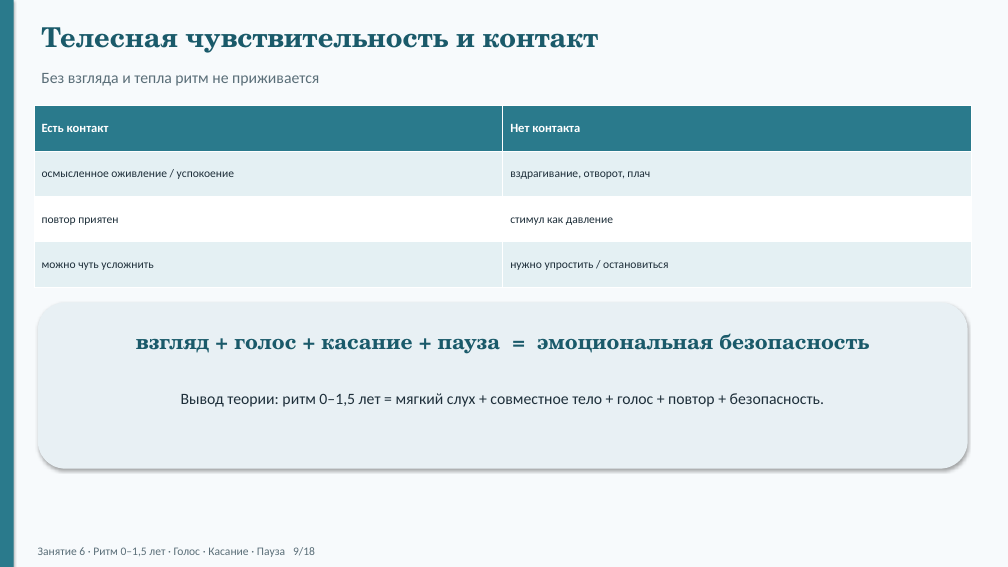
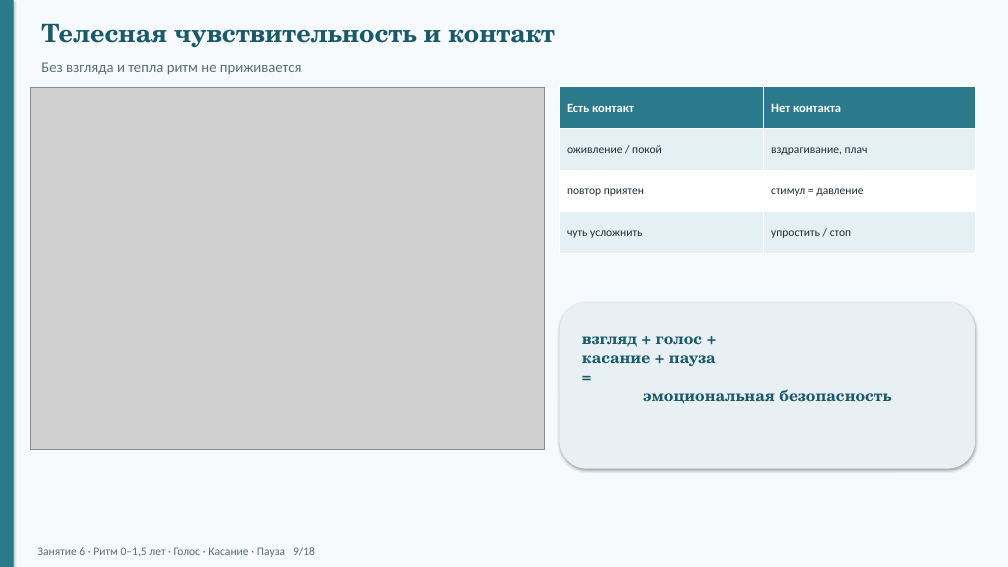
Before and after one commit to Maer-Yakov/vpn-client, a slide deck: slide 9 of docs/konspekty/zanyatie-06-prezentaciya.pptx. Drawn at 1008x567 pixels with LibreOffice and Linux fonts; fonts in the diff are those of the drawing; grey boxes stand for pictures. Boxes give left, top, right and bottom in pixels: in the first picture for what was removed or moved away, otherwise in the second. Text is boxed around its words. In the diff, an @@ line names an element or a change of style, - is before the commit and + after.

```diff
--- a/docs/konspekty/zanyatie-06-prezentaciya.pptx
+++ b/docs/konspekty/zanyatie-06-prezentaciya.pptx
@@ text "Телесная чувствительность и контакт" at [41,23,555,47]: size 26 to 24 pt @@
@@ text "Без взгляда и тепла ритм ...": place and size @@
-text "Без взгляда и тепла ритм ..." at [41,73,319,86]
+text "Без взгляда и тепла ритм ..." at [41,62,302,75]
@@ text "Без взгляда и тепла ритм ..." at [41,62,302,75]: size 15 to 14 pt @@
@@ picture added at [30,87,544,450] @@
@@ table at [560,87,975,253] @@
-row 2, column 1: осмысленное оживление / успокоение
+row 2, column 1: оживление / покой
-row 2, column 2: вздрагивание, отворот, плач
+row 2, column 2: вздрагивание, плач
-row 3, column 2: стимул как давление
+row 3, column 2: стимул = давление
-row 4, column 1: можно чуть усложнить
+row 4, column 1: чуть усложнить
-row 4, column 2: нужно упростить / остановиться
+row 4, column 2: упростить / стоп
@@ table: place and size @@
-table at [34,106,972,287]
+table at [560,87,975,253]
@@ rounded rectangle: place and size @@
-rounded rectangle at [38,302,968,469]
+rounded rectangle at [560,302,975,469]
@@ text "взгляд + голос + касание ...": place and size @@
-text "взгляд + голос + касание ..." at [136,333,869,354]
+text "взгляд + голос + касание ..." at [582,336,891,404]
@@ text "взгляд + голос + касание ..." at [582,336,891,404]: size 20 to 15 pt @@
@@ text removed at [181,393,824,407] @@
-Вывод теории: ритм 0–1,5 лет = мягкий слух + совместное тело + голос + повтор + безопасность.
```
Also in this commit, not shown: 17 other slides changed, 21 other files.
